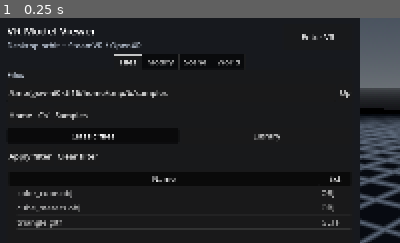
Above: before the commit, frame 1.
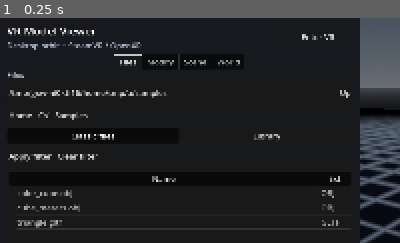
Above: after the commit, the same moment.

Repository: Sainin3D/VRViewer
Game: Godot game, scene res://scenes/main.tscn
Same seed, same stepped clock (60 frames per second), same inputs: the game is played once before the commit and once after it.
Inputs:
- Up to frame 1 (0.25 s): no input
The pictures show only the part of the screen within x 0-50%, y 0-50%; the shares and areas given below are measured in that part.

The runs differ from the first frame. In frame 1, 0.1% of the frame differs, in the area x 32-42%, y 32-36%.

Commit message:
Make VR controls ~3-4x larger and fix keyboard letter keys.
Rebuild the pop-out keyboard as a tall overlay with bound key handlers so characters stay visible and type correctly; drop tag ellipsis; force-hide Add all in Library mode.

Diff:
--- a/scripts/main.gd
+++ b/scripts/main.gd
@@ -424,7 +424,6 @@
 func _ensure_popout_keyboard() -> void:
 	if _kb_layer != null:
 		return
-	# Overlay on the UI viewport root (side panel), above tabs.
 	_kb_layer = Control.new()
 	_kb_layer.name = "KeyboardOverlay"
 	_kb_layer.set_anchors_and_offsets_preset(Control.PRESET_FULL_RECT)
@@ -432,66 +431,99 @@
 	_kb_layer.visible = false
 	_side_panel.add_child(_kb_layer)
 	_kb_panel = PanelContainer.new()
-	_kb_panel.set_anchors_preset(Control.PRESET_BOTTOM_WIDE)
-	_kb_panel.offset_top = -420
-	_kb_panel.offset_left = 12
-	_kb_panel.offset_right = -12
-	_kb_panel.offset_bottom = -12
 	_kb_panel.mouse_filter = Control.MOUSE_FILTER_STOP
 	var style := StyleBoxFlat.new()
-	style.bg_color = Color(0.08, 0.09, 0.12, 0.97)
-	style.border_color = Color(0.35, 0.4, 0.5)
-	style.set_border_width_all(2)
-	style.set_content_margin_all(12)
+	style.bg_color = Color(0.08, 0.09, 0.12, 0.98)
+	style.border_color = Color(0.45, 0.55, 0.7)
+	style.set_border_width_all(3)
+	style.set_content_margin_all(16)
 	_kb_panel.add_theme_stylebox_override("panel", style)
 	_kb_layer.add_child(_kb_panel)
+	_rebuild_popout_keyboard_if_needed()
+
+
+func _rebuild_popout_keyboard_if_needed() -> void:
+	if _kb_panel == null:
+		return
+	# Clear prior chrome.
+	for c in _kb_panel.get_children():
+		_kb_panel.remove_child(c)
+		c.free()
+	var vp_h := 1480
+	var vp_w := 1920
+	if _ui_viewport:
+		vp_h = _ui_viewport.size.y
+		vp_w = _ui_viewport.size.x
+	# Cover most of the board so letter rows are never clipped.
+	_kb_panel.set_anchors_and_offsets_preset(Control.PRESET_BOTTOM_WIDE)
+	_kb_panel.anchor_top = 0.28
+	_kb_panel.offset_top = 0
+	_kb_panel.offset_left = 8
+	_kb_panel.offset_right = -8
+	_kb_panel.offset_bottom = -8
 	var col := VBoxContainer.new()
-	col.add_theme_constant_override("separation", 10)
+	col.add_theme_constant_override("separation", 14)
+	col.size_flags_vertical = Control.SIZE_EXPAND_FILL
 	_kb_panel.add_child(col)
 	var head := HBoxContainer.new()
 	_kb_title = Label.new()
 	_kb_title.text = "Keyboard"
 	_kb_title.size_flags_horizontal = Control.SIZE_EXPAND_FILL
-	_kb_title.add_theme_font_size_override("font_size", 22)
+	_kb_title.add_theme_font_size_override("font_size", 40)
 	head.add_child(_kb_title)
-	head.add_child(_btn("Close", _hide_popout_keyboard))
+	var close_b := Button.new()
+	close_b.text = "Close"
+	close_b.focus_mode = Control.FOCUS_NONE
+	close_b.custom_minimum_size = Vector2(220, 120)
+	close_b.add_theme_font_size_override("font_size", 36)
+	close_b.pressed.connect(_hide_popout_keyboard)
+	head.add_child(close_b)
 	col.add_child(head)
+	var scroll := ScrollContainer.new()
+	scroll.size_flags_vertical = Control.SIZE_EXPAND_FILL
+	scroll.horizontal_scroll_mode = ScrollContainer.SCROLL_MODE_DISABLED
+	col.add_child(scroll)
 	var grid := GridContainer.new()
-	grid.columns = 10
-	grid.add_theme_constant_override("h_separation", 8)
-	grid.add_theme_constant_override("v_separation", 8)
+	grid.columns = 7
+	grid.add_theme_constant_override("h_separation", 12)
+	grid.add_theme_constant_override("v_separation", 12)
+	grid.size_flags_horizontal = Control.SIZE_EXPAND_FILL
 	_keyboard_grid = grid
+	scroll.add_child(grid)
+	var key_px := 130.0
+	if vp_w > 0:
+		key_px = clampf(float(vp_w) / 9.0, 110.0, 160.0)
 	var keys := "1234567890QWERTYUIOPASDFGHJKLZXCVBNM-,"
 	for i in keys.length():
 		var ch := keys.substr(i, 1)
 		var b := Button.new()
 		b.text = ch
 		b.focus_mode = Control.FOCUS_NONE
-		b.custom_minimum_size = Vector2(72, 72)
-		b.add_theme_font_size_override("font_size", 26)
-		b.pressed.connect(func(): _type_into_name(ch))
+		b.custom_minimum_size = Vector2(key_px, key_px)
+		b.add_theme_font_size_override("font_size", 44)
+		# bind avoids loop-capture bugs so each key types its own character
+		b.pressed.connect(_type_into_name.bind(ch))
 		grid.add_child(b)
-	col.add_child(grid)
 	var row := HBoxContainer.new()
-	row.add_theme_constant_override("separation", 8)
+	row.add_theme_constant_override("separation", 12)
 	var space := Button.new()
 	space.text = "Space"
 	space.focus_mode = Control.FOCUS_NONE
-	space.custom_minimum_size = Vector2(0, 72)
+	space.custom_minimum_size = Vector2(0, 130)
 	space.size_flags_horizontal = Control.SIZE_EXPAND_FILL
-	space.add_theme_font_size_override("font_size", 24)
-	space.pressed.connect(func(): _type_into_name(" "))
+	space.add_theme_font_size_override("font_size", 40)
+	space.pressed.connect(_type_into_name.bind(" "))
 	var bk := Button.new()
 	bk.text = "Bksp"
 	bk.focus_mode = Control.FOCUS_NONE
-	bk.custom_minimum_size = Vector2(140, 72)
-	bk.add_theme_font_size_override("font_size", 24)
+	bk.custom_minimum_size = Vector2(240, 130)
+	bk.add_theme_font_size_override("font_size", 40)
 	bk.pressed.connect(_backspace_name)
 	var ent := Button.new()
 	ent.text = "Enter"
 	ent.focus_mode = Control.FOCUS_NONE
-	ent.custom_minimum_size = Vector2(140, 72)
-	ent.add_theme_font_size_override("font_size", 24)
+	ent.custom_minimum_size = Vector2(240, 130)
+	ent.add_theme_font_size_override("font_size", 40)
 	ent.pressed.connect(_on_keyboard_enter)
 	row.add_child(space)
 	row.add_child(bk)
@@ -499,13 +531,14 @@
 	col.add_child(row)
 
 
+
 func _show_popout_keyboard(edit: LineEdit, title: String = "Keyboard") -> void:
 	if edit == null:
 		return
-	# Desktop physical keyboard is enough.
 	if not _vr_wide:
 		return
 	_ensure_popout_keyboard()
+	_rebuild_popout_keyboard_if_needed()
 	_kb_target = edit
 	if _kb_title:
 		_kb_title.text = title
@@ -1012,11 +1045,11 @@
 	if _desktop_host:
 		_desktop_host.offset_right = PANEL_WIDTH
 		_desktop_host.visible = not wide
-	var btn_h := 88 if wide else 44
-	var font_vr := 24 if wide else 16
-	# VR: larger file list; keep preview modest so sticky Add pack stays visible.
-	var list_h := 560 if wide else 180
-	var preview_h := 200 if wide else 120
+	# VR hit targets ~3-4x the old 40px desktop chrome.
+	var btn_h := 150 if wide else 44
+	var font_vr := 36 if wide else 16
+	var list_h := 620 if wide else 180
+	var preview_h := 220 if wide else 120
 	if _file_list:
 		_file_list.custom_minimum_size = Vector2(0, list_h)
 		_file_list.add_theme_font_size_override("font_size", font_vr)
@@ -1038,13 +1071,17 @@
 	_apply_file_list_columns()
 	if wide:
 		# Roughly double Modify / Scene / World hit targets; Files uses the sizes above.
-		_bulk_vr_chrome(_col_modify, 88.0, 24, 56.0)
-		_bulk_vr_chrome(_col_scene, 88.0, 24, 56.0)
-		_bulk_vr_chrome(_col_world, 88.0, 24, 56.0)
+		_bulk_vr_chrome(_col_modify, 150.0, 36, 96.0)
+		_bulk_vr_chrome(_col_scene, 150.0, 36, 96.0)
+		_bulk_vr_chrome(_col_world, 150.0, 36, 96.0)
+		_bulk_vr_chrome(_col_files, 150.0, 36, 96.0)
+		if _pack_detail_pane:
+			_bulk_vr_chrome(_pack_detail_pane, 150.0, 36, 96.0)
 		if _files_load_row:
-			_bulk_vr_chrome(_files_load_row, 88.0, 24, 56.0)
+			_bulk_vr_chrome(_files_load_row, 150.0, 36, 96.0)
 		if _tabs:
-			_tabs.add_theme_font_size_override("font_size", 26)
+			_tabs.add_theme_font_size_override("font_size", 40)
+		_rebuild_popout_keyboard_if_needed()
 	if _btn_recenter_board:
 		_btn_recenter_board.visible = wide
 	# Desktop tabs scroll; VR board is sized to fit so keep scroll off when possible.
@@ -1094,8 +1131,8 @@
 func _btn(text: String, cb: Callable) -> Button:
 	var b := Button.new()
 	b.text = text
-	b.custom_minimum_size = Vector2(0, 40)
-	b.add_theme_font_size_override("font_size", 16)
+	b.custom_minimum_size = Vector2(0, 150 if _vr_wide else 40)
+	b.add_theme_font_size_override("font_size", 36 if _vr_wide else 16)
 	b.pressed.connect(cb)
 	return b
 
@@ -1227,14 +1264,14 @@
 		_file_list.set_column_title(1, "Tags")
 		_file_list.set_column_expand(0, true)
 		_file_list.set_column_expand(1, true)
-		_file_list.set_column_clip_content(0, true)
-		_file_list.set_column_clip_content(1, true)
-		# Tags at least ~half the sheet.
-		var half := 420
+		_file_list.set_column_clip_content(0, false)
+		_file_list.set_column_clip_content(1, false)
+		# Pack ~40%, Tags ~60% of the list width — no ellipsis trim.
+		var total := 900
 		if _ui_viewport:
-			half = maxi(int(float(_ui_viewport.size.x) * 0.48), 320)
-		_file_list.set_column_custom_minimum_width(0, half)
-		_file_list.set_column_custom_minimum_width(1, half)
+			total = maxi(int(_ui_viewport.size.x) - 80, 700)
+		_file_list.set_column_custom_minimum_width(0, int(total * 0.40))
+		_file_list.set_column_custom_minimum_width(1, int(total * 0.60))
 	else:
 		_file_list.set_column_title(0, "Name")
 		_file_list.set_column_title(1, "Ext")
@@ -1248,8 +1285,11 @@
 	if root == null:
 		return
 	for b in root.find_children("*", "Button", true, false):
-		(b as Button).custom_minimum_size = Vector2(0, btn_h)
-		(b as Button).add_theme_font_size_override("font_size", font)
+		var btn := b as Button
+		# Keep square-ish keys if already wide; otherwise full-width tall buttons.
+		var min_w := maxf(btn.custom_minimum_size.x, btn_h * 0.9)
+		btn.custom_minimum_size = Vector2(min_w, btn_h)
+		btn.add_theme_font_size_override("font_size", font)
 	for c in root.find_children("*", "CheckBox", true, false):
 		(c as CheckBox).custom_minimum_size = Vector2(0, btn_h)
 		(c as CheckBox).add_theme_font_size_override("font_size", font)
@@ -1262,10 +1302,12 @@
 		(o as OptionButton).custom_minimum_size = Vector2(0, btn_h)
 		(o as OptionButton).add_theme_font_size_override("font_size", font)
 	for lab in root.find_children("*", "Label", true, false):
-		(lab as Label).add_theme_font_size_override("font_size", max(font - 2, 16))
+		(lab as Label).add_theme_font_size_override("font_size", max(font - 4, 18))
 	for lst in root.find_children("*", "ItemList", true, false):
 		(lst as ItemList).add_theme_font_size_override("font_size", font)
-		(lst as ItemList).custom_minimum_size = Vector2(0, max((lst as ItemList).custom_minimum_size.y, 280.0))
+		(lst as ItemList).custom_minimum_size = Vector2(0, max((lst as ItemList).custom_minimum_size.y, 360.0))
+	if _file_list:
+		_file_list.add_theme_font_size_override("font_size", font)
 
 
 func _focus_library_filter() -> void:
@@ -1398,7 +1440,10 @@
 		_btn_add_pack.text = "Add pack" if library else "Add pack / files"
 	if _btn_add_all:
 		# Library lists packs, not loose meshes — Add all is a Classic-files tool.
+		# Library selects packs one at a time; Add all is Classic-files only.
 		_btn_add_all.visible = not library
+		if library:
+			_btn_add_all.visible = false
 	if _origin_check:
 		# Library loads decide shared-origin from pack multipart; no per-file pick.
 		_origin_check.visible = not library
@@ -1498,6 +1543,8 @@
 		var item := _file_list.create_item()
 		var title := pack.display_name if pack.display_name != "" else pack.pack_id
 		item.set_text(0, title)
+		item.set_text_overrun_behavior(0, TextServer.OVERRUN_NO_TRIMMING)
+		item.set_text_overrun_behavior(1, TextServer.OVERRUN_NO_TRIMMING)
 		var tag_bits: PackedStringArray = []
 		for t in pack.tags:
 			var s := str(t)
@@ -1512,6 +1559,7 @@
 		elif tag_line.length() > 28:
 			tag_line = tag_line.substr(0, 25) + "..."
 		item.set_text(1, tag_line)
+		item.set_text_overrun_behavior(1, TextServer.OVERRUN_NO_TRIMMING)
 		item.set_metadata(0, {"kind": "pack", "pack_id": pack.pack_id})
 		var ip := str(pack.identity.get("ip", "")) if pack.identity is Dictionary else ""
 		var tip := title
